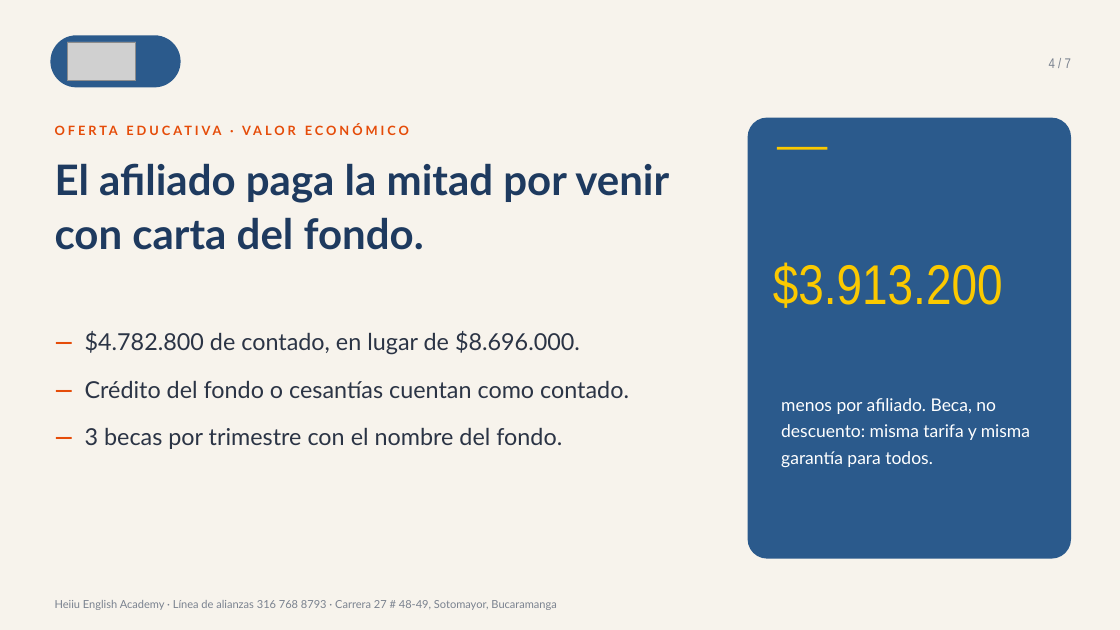
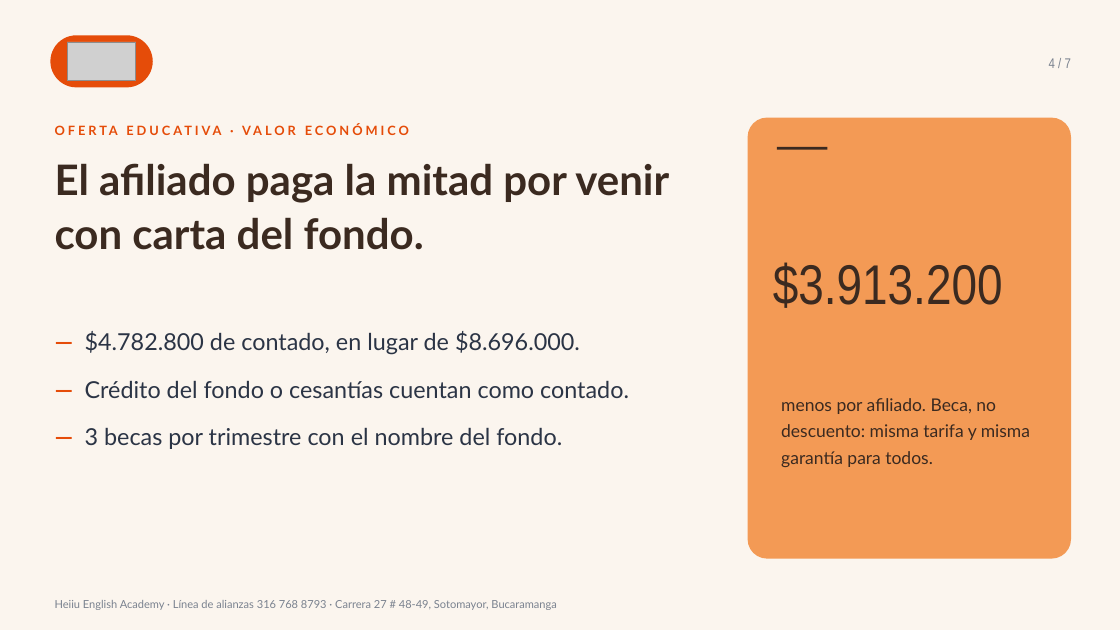
Before and after one commit to gomezrdiana/Plan-academico, a slide deck: slide 4 of recursos/comercial/B2B/PRESENTACION_FONDOS_EMPLEADOS_HEIIU.pptx. Drawn at 1120x630 pixels with LibreOffice and Linux fonts; fonts in the diff are those of the drawing; grey boxes stand for pictures. Boxes give left, top, right and bottom in pixels: in the first picture for what was removed or moved away, otherwise in the second. Text is boxed around its words. In the diff, an @@ line names an element or a change of style, - is before the commit and + after.

```diff
--- a/recursos/comercial/B2B/PRESENTACION_FONDOS_EMPLEADOS_HEIIU.pptx
+++ b/recursos/comercial/B2B/PRESENTACION_FONDOS_EMPLEADOS_HEIIU.pptx
@@ rectangle at [0, 0, 1120, 630]: fill #F7F3EC to #FBF5EE @@
@@ rounded rectangle: place and size @@
-rounded rectangle at [50, 35, 181, 87]
+rounded rectangle at [50, 35, 153, 87]
@@ rounded rectangle at [50, 35, 153, 87]: fill #2B5A8C to #E54C09 @@
@@ rounded rectangle at [748, 118, 1071, 559]: fill #2B5A8C to #F39A55 @@
@@ text "El afiliado paga la mitad ..." at [55, 163, 669, 250]: text colour #1E3A5F to #3B2A20 @@
@@ rectangle at [777, 147, 828, 150]: fill #FBC900 to #3B2A20 @@
@@ text "$3.913.200" at [773, 262, 1003, 308]: text colour #FBC900 to #3B2A20 @@
@@ text "menos por afiliado. Beca, no ..." at [781, 398, 1030, 467]: text colour #FFFFFF to #3B2A20 @@
```
Also in this commit, not shown: 6 other slides changed, 2 other files.
